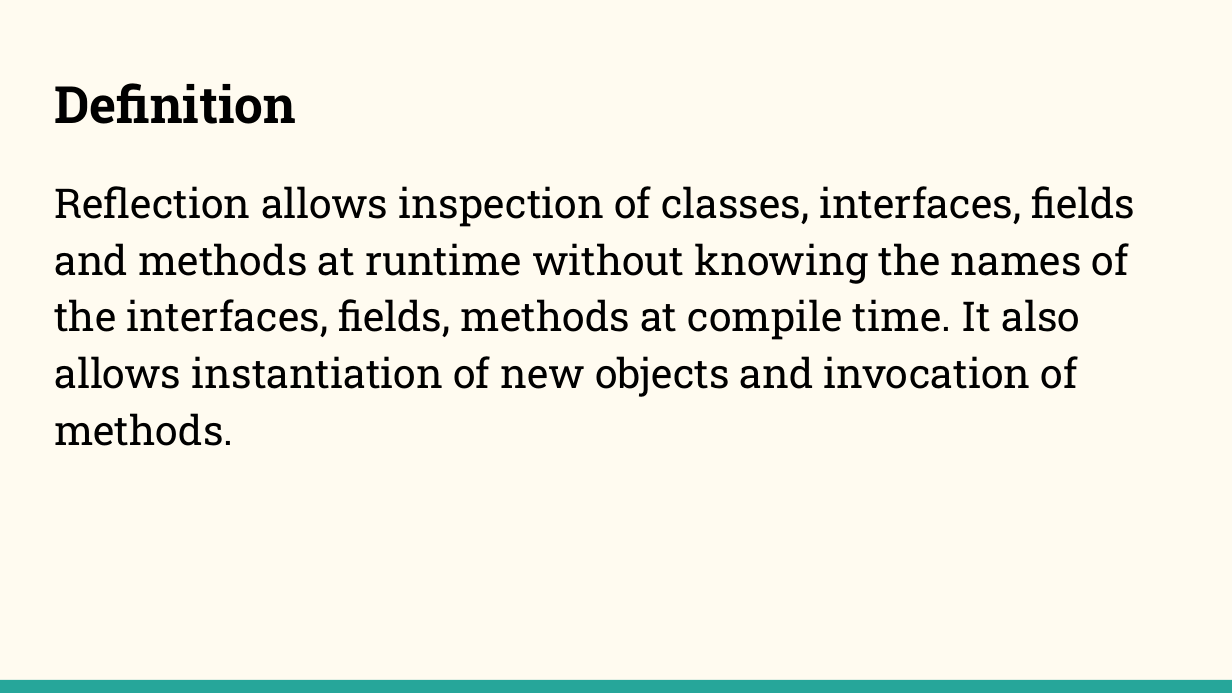
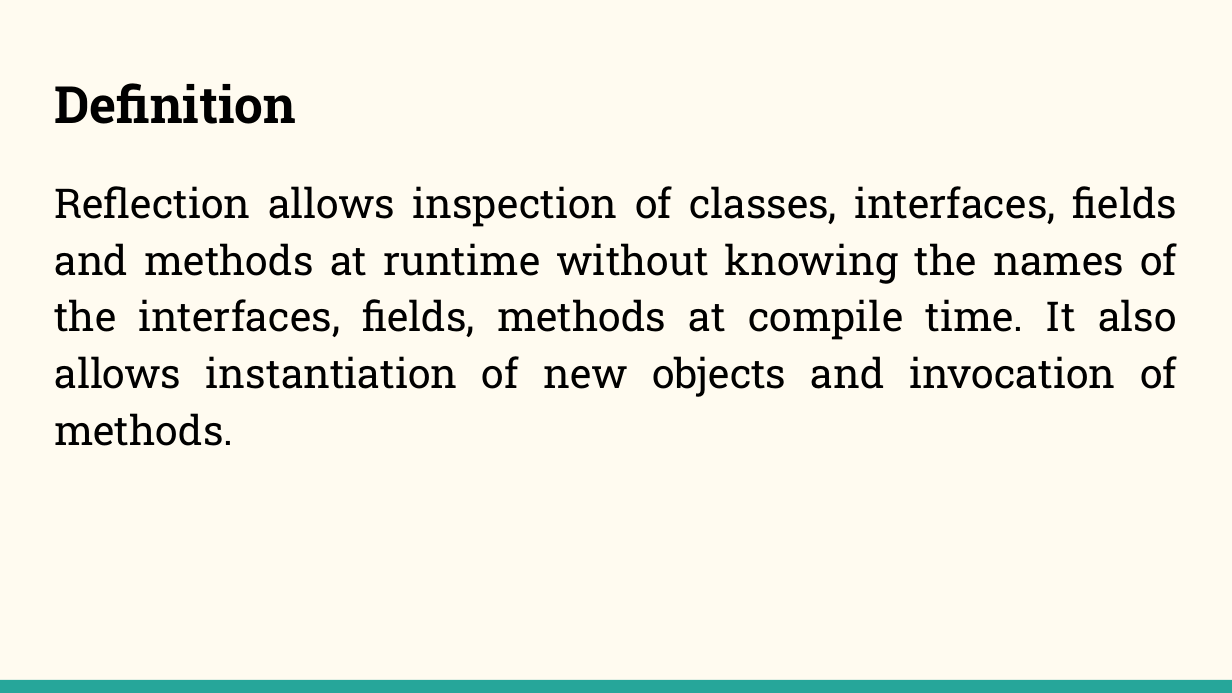
Before and after one commit to NehalPatel/Reflection, a slide deck: slide 2 of Reflection.pptx. Drawn at 1232x693 pixels with LibreOffice and Linux fonts; fonts in the diff are those of the drawing. Boxes give left, top, right and bottom in pixels: in the first picture for what was removed or moved away, otherwise in the second. Text is boxed around its words. In the diff, an @@ line names an element or a change of style, - is before the commit and + after.

```diff
--- a/Reflection.pptx
+++ b/Reflection.pptx
@@ text "Reflection allows inspection of classes, ..." at bbox=[54, 186, 1177, 446]: alignment left to justified @@
```
Also in this commit, not shown: 1 other slide changed.
